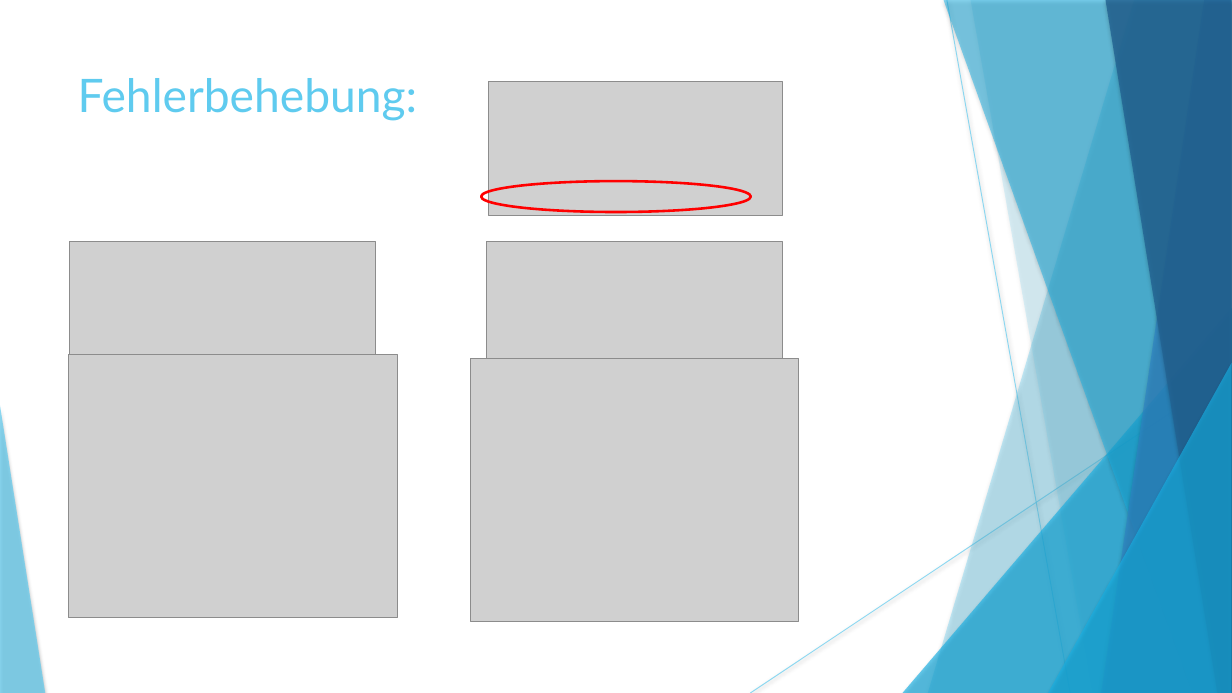
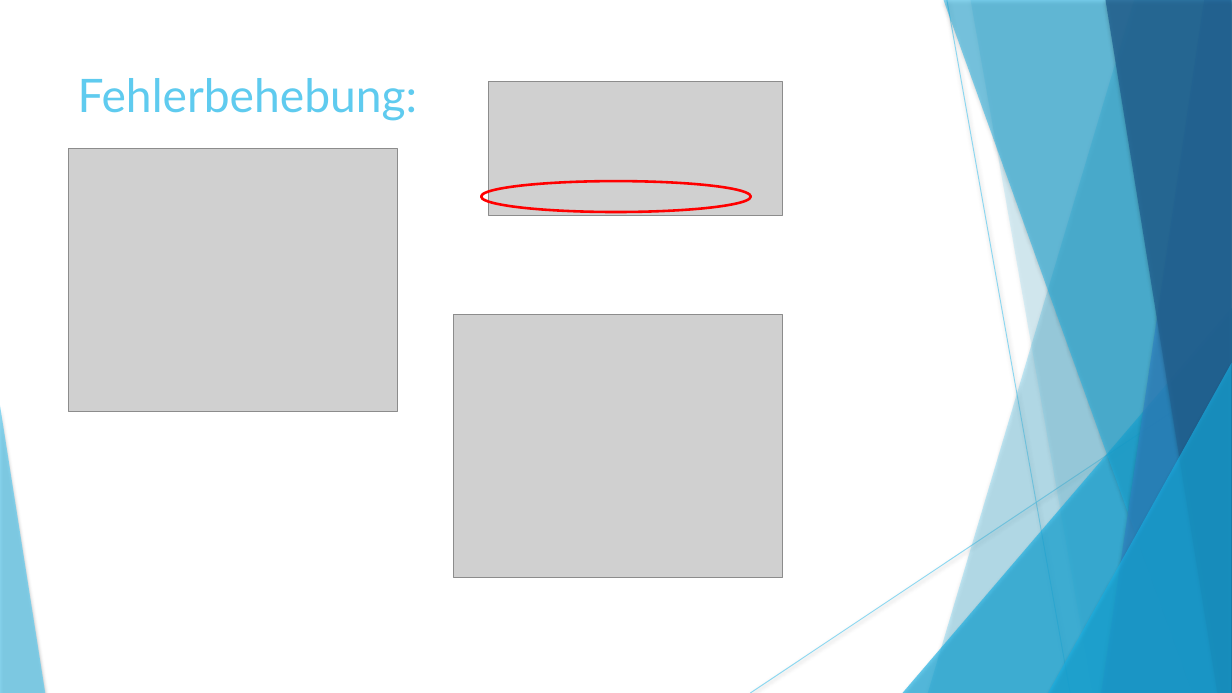
Before and after one commit to rinnerfabian/unistuff, a slide deck: slide 14 of 5. Semester/IoT/iot/powerPoint.pptx. Drawn at 1232x693 pixels with LibreOffice and Linux fonts; fonts in the diff are those of the drawing; grey boxes stand for pictures. Boxes give left, top, right and bottom in pixels: in the first picture for what was removed or moved away, otherwise in the second. Text is boxed around its words. In the diff, an @@ line names an element or a change of style, - is before the commit and + after.

```diff
--- a/5. Semester/IoT/iot/powerPoint.pptx
+++ b/5. Semester/IoT/iot/powerPoint.pptx
@@ picture: place and size @@
-picture at bbox=[68, 354, 397, 617]
+picture at bbox=[68, 149, 397, 412]
@@ picture removed at bbox=[69, 242, 375, 355] @@
@@ picture removed at bbox=[487, 242, 783, 359] @@
@@ picture: place and size @@
-picture at bbox=[470, 359, 799, 622]
+picture at bbox=[454, 314, 783, 578]
```
Also in this commit, not shown: 3 other slides changed.
